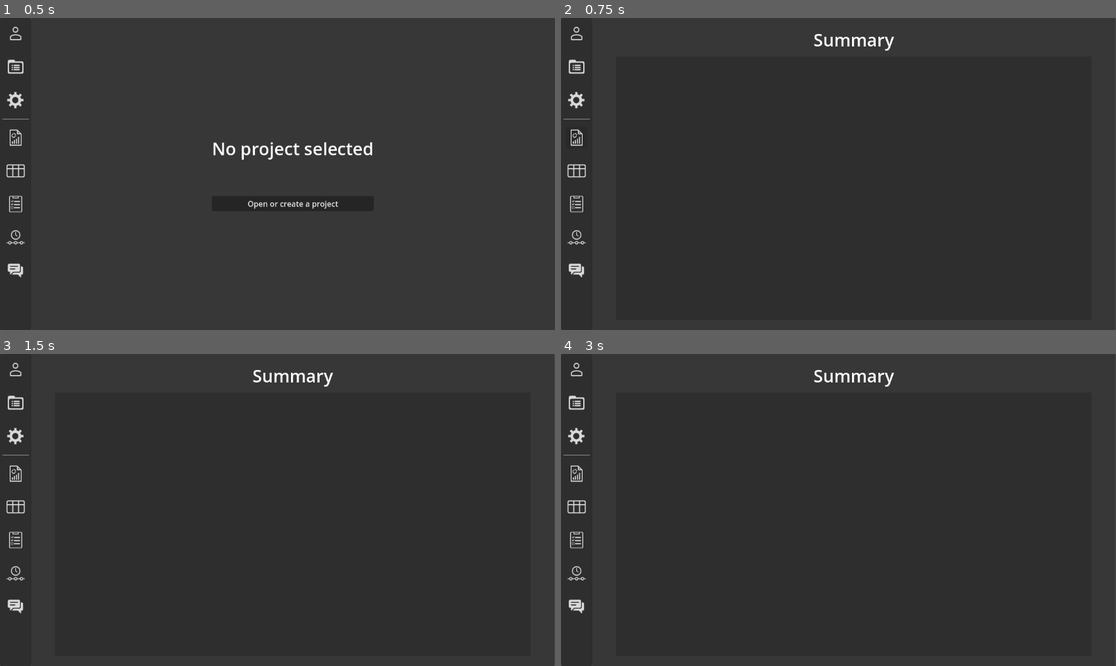
Above: before the commit, frames 1-4 (two rows, left to right).
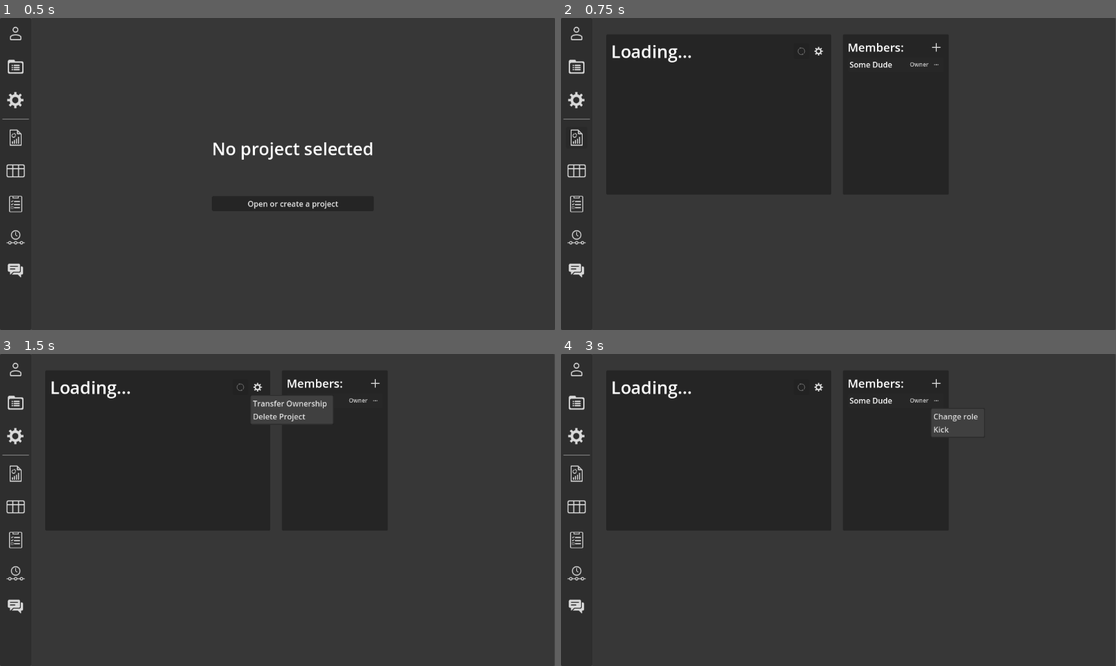
Above: after the commit, the same moments.

Repository: Z1HEd/ProjectManager
Game: Godot game, scene res://Scenes/Screens/MainMenu.tscn
Two runs of this game, one before a commit and one after it. Both use one fixed random seed, a clock stepped at 60 frames per second and the inputs below. This scene is started directly instead of the project's main scene.
Inputs (mouse positions are in pixels of both pictures, inside the frame that each line leads up to):
- Up to frame 1 (0.5 s): no input
- Up to frame 2 (0.75 s): click (577, 136) at 0.5 s
- Up to frame 3 (1.5 s): click (255, 388) at 1.27 s
- Up to frame 4 (3 s): click (938, 382) at 2.02 s; click (938, 400) at 2.77 s

Frame 1 is identical in both runs. In frame 2, 0.8% of the frame differs, in the area x 9-69%, y 5-17%; in frame 3, 1.0%, in the area x 9-69%, y 5-22%; in frame 4, 0.9%.
Error before the commit: Invalid access to property or key 'project_opened' on a base object of type 'Nil'. (res://Scripts/Controllers/MainMenuController.gd:12)
Error after the commit: Invalid call. Nonexistent function 'size' in base 'String'. (res://Scripts/Backend/FirebaseManager.gd:137)

Commit message:
fixed response parsing, added overview tab

Diff:
--- a/Resources/BaseTheme.tres
+++ b/Resources/BaseTheme.tres
@@ -65,6 +65,8 @@
 DarkPanel/base_type = &"Panel"
 DarkPanel/styles/panel = SubResource("StyleBoxFlat_rlvek")
 Label/font_sizes/font_size = 36
+MediumLabel/base_type = &"Label"
+MediumLabel/font_sizes/font_size = 24
 Panel/styles/panel = SubResource("StyleBoxFlat_2kn0t")
 SmallLabel/base_type = &"Label"
 SmallLabel/font_sizes/font_size = 16
--- /dev/null
+++ b/Scenes/Elements/ProjectMember.tscn
@@ -0,0 +1,68 @@
+[gd_scene load_steps=4 format=3 uid="uid://dpfndmvh84h6s"]
+
+[ext_resource type="Theme" uid="uid://b5c65h2sk3h6q" path="res://Resources/BaseTheme.tres" id="1_i61au"]
+[ext_resource type="Texture2D" uid="uid://biexkgqfk3rev" path="res://Assets/Icons/More.png" id="1_jvf2i"]
+[ext_resource type="Script" uid="uid://b7cudm3nf7khp" path="res://Scripts/UI Elements/MemberControl.gd" id="2_j5aft"]
+
+[node name="ProjectMember" type="Control"]
+custom_minimum_size = Vector2(200, 30)
+layout_mode = 3
+anchors_preset = 15
+anchor_right = 1.0
+anchor_bottom = 1.0
+offset_right = -952.0
+offset_bottom = -618.0
+grow_horizontal = 2
+grow_vertical = 2
+theme = ExtResource("1_i61au")
+script = ExtResource("2_j5aft")
+uid = null
+
+[node name="Panel" type="Panel" parent="."]
+layout_mode = 1
+anchors_preset = 15
+anchor_right = 1.0
+anchor_bottom = 1.0
+grow_horizontal = 2
+grow_vertical = 2
+
+[node name="MarginContainer" type="MarginContainer" parent="."]
+layout_mode = 1
+anchors_preset = 15
+anchor_right = 1.0
+anchor_bottom = 1.0
+grow_horizontal = 2
+grow_vertical = 2
+theme_override_constants/margin_left = 4
+theme_override_constants/margin_right = 4
+
+[node name="HBoxContainer" type="HBoxContainer" parent="MarginContainer"]
+layout_mode = 2
+
+[node name="Name" type="Label" parent="MarginContainer/HBoxContainer"]
+unique_name_in_owner = true
+layout_mode = 2
+size_flags_horizontal = 3
+theme_type_variation = &"SmallLabel"
+text = "Some Dude"
+clip_text = true
+text_overrun_behavior = 3
+
+[node name="Role" type="Label" parent="MarginContainer/HBoxContainer"]
+unique_name_in_owner = true
+layout_mode = 2
+theme_override_colors/font_color = Color(1, 1, 1, 0.75686276)
+theme_override_font_sizes/font_size = 12
+text = "Owner"
+
+[node name="MoreButton" type="MenuButton" parent="MarginContainer/HBoxContainer"]
+unique_name_in_owner = true
+custom_minimum_size = Vector2(24, 24)
+layout_mode = 2
+icon = ExtResource("1_jvf2i")
+expand_icon = true
+item_count = 2
+popup/item_0/text = "Change role"
+popup/item_0/id = 0
+popup/item_1/text = "Kick"
+popup/item_1/id = 1
--- a/Scenes/Screens/MainMenu.tscn
+++ b/Scenes/Screens/MainMenu.tscn
@@ -9,7 +9,7 @@
 [ext_resource type="PackedScene" uid="uid://bvp4cflag0k2x" path="res://Scenes/Tabs/Timeline.tscn" id="7_lvwqe"]
 [ext_resource type="PackedScene" uid="uid://2ekwb5hb6y03" path="res://Scenes/Tabs/UserProfile.tscn" id="8_lvwqe"]
 [ext_resource type="PackedScene" uid="uid://biih5ep85lxbm" path="res://Scenes/Tabs/TaskList.tscn" id="9_4dij5"]
-[ext_resource type="PackedScene" uid="uid://be2eddut3my3o" path="res://Scenes/Tabs/Summary.tscn" id="10_kpgju"]
+[ext_resource type="PackedScene" uid="uid://be2eddut3my3o" path="res://Scenes/Tabs/Overview.tscn" id="10_kpgju"]
 [ext_resource type="PackedScene" uid="uid://cs7q0aknfj3xt" path="res://Scenes/Tabs/Settings.tscn" id="11_kpgju"]
 [ext_resource type="PackedScene" uid="uid://iuqpwkl2il1q" path="res://Scenes/Tabs/CreateProject.tscn" id="12_3oy6j"]
 
@@ -127,8 +127,9 @@
 [node name="Settings" parent="HBoxContainer/TabArea/UnactiveTabs" instance=ExtResource("11_kpgju")]
 layout_mode = 1
 
-[node name="CreateProject" parent="HBoxContainer/TabArea/UnactiveTabs" instance=ExtResource("12_3oy6j")]
+[node name="CreateProject" parent="HBoxContainer/TabArea/UnactiveTabs" node_paths=PackedStringArray("summary_tab") instance=ExtResource("12_3oy6j")]
 layout_mode = 1
+summary_tab = NodePath("../Summary")
 
 [node name="CancelButton" parent="HBoxContainer/TabArea/UnactiveTabs/CreateProject/CenterContainer/Control/MarginContainer/VBoxContainer/HBoxContainer" index="0" node_paths=PackedStringArray("tab", "menu")]
 tab = NodePath("../../../../../../../ProjectsList")
--- a/Scenes/Tabs/CreateProject.tscn
+++ b/Scenes/Tabs/CreateProject.tscn
@@ -71,10 +71,12 @@
 horizontal_alignment = 1
 
 [node name="NameEdit" type="LineEdit" parent="CenterContainer/Control/MarginContainer/VBoxContainer"]
+unique_name_in_owner = true
 layout_mode = 2
 placeholder_text = "Name"
 
 [node name="TextEdit" type="TextEdit" parent="CenterContainer/Control/MarginContainer/VBoxContainer"]
+unique_name_in_owner = true
 layout_mode = 2
 size_flags_vertical = 3
 placeholder_text = "Description"
@@ -84,6 +86,7 @@
 layout_mode = 2
 
 [node name="CancelButton" type="Button" parent="CenterContainer/Control/MarginContainer/VBoxContainer/HBoxContainer"]
+unique_name_in_owner = true
 layout_mode = 2
 size_flags_horizontal = 3
 text = "Cancel"
@@ -91,12 +94,14 @@
 metadata/_custom_type_script = "uid://b8cyv5tgcxrhb"
 
 [node name="CreateButton" type="Button" parent="CenterContainer/Control/MarginContainer/VBoxContainer/HBoxContainer"]
+unique_name_in_owner = true
 layout_mode = 2
 size_flags_horizontal = 3
 text = "Create
 "
 
 [node name="ErrorText" type="RichTextLabel" parent="CenterContainer/Control/MarginContainer/VBoxContainer"]
+unique_name_in_owner = true
 layout_mode = 2
 theme_type_variation = &"SmallLabel"
 fit_content = true
--- /dev/null
+++ b/Scenes/Tabs/Overview.tscn
@@ -0,0 +1,153 @@
+[gd_scene load_steps=7 format=3 uid="uid://be2eddut3my3o"]
+
+[ext_resource type="Theme" uid="uid://b5c65h2sk3h6q" path="res://Resources/BaseTheme.tres" id="1_ldptw"]
+[ext_resource type="Script" uid="uid://dokg8nckqdweu" path="res://Scripts/Controllers/ProjectOverviewController.gd" id="2_jc0vq"]
+[ext_resource type="Texture2D" uid="uid://br8rkbtn1g5gs" path="res://Assets/Icons/Settings.png" id="3_aqjdb"]
+[ext_resource type="Texture2D" uid="uid://djjvnfdhjc7hh" path="res://Assets/Icons/Refresh.png" id="3_jc0vq"]
+[ext_resource type="PackedScene" uid="uid://dpfndmvh84h6s" path="res://Scenes/Elements/ProjectMember.tscn" id="4_fbbme"]
+[ext_resource type="Texture2D" uid="uid://cker0pjkpktwo" path="res://Assets/Icons/Add.png" id="5_lrxk1"]
+
+[node name="Overview" type="Control"]
+layout_mode = 3
+anchors_preset = 15
+anchor_right = 1.0
+anchor_bottom = 1.0
+grow_horizontal = 2
+grow_vertical = 2
+theme = ExtResource("1_ldptw")
+script = ExtResource("2_jc0vq")
+metadata/_custom_type_script = "uid://jjgyrpflaa31"
+
+[node name="Panel" type="Panel" parent="."]
+layout_mode = 1
+anchors_preset = 15
+anchor_right = 1.0
+anchor_bottom = 1.0
+grow_horizontal = 2
+grow_vertical = 2
+mouse_filter = 2
+
+[node name="MarginContainer" type="MarginContainer" parent="."]
+layout_mode = 1
+anchors_preset = 15
+anchor_right = 1.0
+anchor_bottom = 1.0
+grow_horizontal = 2
+grow_vertical = 2
+theme_override_constants/margin_left = 20
+theme_override_constants/margin_top = 20
+theme_override_constants/margin_right = 20
+theme_override_constants/margin_bottom = 20
+
+[node name="VBoxContainer" type="VBoxContainer" parent="MarginContainer"]
+layout_mode = 2
+
+[node name="ErrorMessage" type="RichTextLabel" parent="MarginContainer/VBoxContainer"]
+unique_name_in_owner = true
+layout_mode = 2
+fit_content = true
+
+[node name="HFlowContainer" type="HFlowContainer" parent="MarginContainer/VBoxContainer"]
+layout_mode = 2
+
+[node name="MarginContainer" type="MarginContainer" parent="MarginContainer/VBoxContainer/HFlowContainer"]
+layout_mode = 2
+theme_override_constants/margin_left = 10
+theme_override_constants/margin_top = 10
+theme_override_constants/margin_right = 10
+theme_override_constants/margin_bottom = 10
+
+[node name="PanelContainer" type="PanelContainer" parent="MarginContainer/VBoxContainer/HFlowContainer/MarginContainer"]
+layout_mode = 2
+
+[node name="MarginContainer" type="MarginContainer" parent="MarginContainer/VBoxContainer/HFlowContainer/MarginContainer/PanelContainer"]
+layout_mode = 2
+theme_override_constants/margin_left = 10
+theme_override_constants/margin_top = 10
+theme_override_constants/margin_right = 10
+theme_override_constants/margin_bottom = 10
+
+[node name="VBoxContainer" type="VBoxContainer" parent="MarginContainer/VBoxContainer/HFlowContainer/MarginContainer/PanelContainer/MarginContainer"]
+layout_mode = 2
+
+[node name="HBoxContainer" type="HBoxContainer" parent="MarginContainer/VBoxContainer/HFlowContainer/MarginContainer/PanelContainer/MarginContainer/VBoxContainer"]
+layout_mode = 2
+
+[node name="ProjectName" type="Label" parent="MarginContainer/VBoxContainer/HFlowContainer/MarginContainer/PanelContainer/MarginContainer/VBoxContainer/HBoxContainer"]
+unique_name_in_owner = true
+custom_minimum_size = Vector2(375, 0)
+layout_mode = 2
+theme = ExtResource("1_ldptw")
+text = "Project Name"
+
+[node name="RefreshButton" type="Button" parent="MarginContainer/VBoxContainer/HFlowContainer/MarginContainer/PanelContainer/MarginContainer/VBoxContainer/HBoxContainer"]
+unique_name_in_owner = true
+custom_minimum_size = Vector2(32, 32)
+layout_mode = 2
+size_flags_vertical = 4
+theme_type_variation = &"TransparentButton"
+icon = ExtResource("3_jc0vq")
+expand_icon = true
+
+[node name="MenuButton" type="MenuButton" parent="MarginContainer/VBoxContainer/HFlowContainer/MarginContainer/PanelContainer/MarginContainer/VBoxContainer/HBoxContainer"]
+custom_minimum_size = Vector2(32, 32)
+layout_mode = 2
+size_flags_vertical = 4
+icon = ExtResource("3_aqjdb")
+expand_icon = true
+item_count = 2
+popup/item_0/text = "Transfer Ownership"
+popup/item_0/id = 0
+popup/item_1/text = "Delete Project"
+popup/item_1/id = 1
+
+[node name="ProjectDescription" type="RichTextLabel" parent="MarginContainer/VBoxContainer/HFlowContainer/MarginContainer/PanelContainer/MarginContainer/VBoxContainer"]
+unique_name_in_owner = true
+layout_mode = 2
+fit_content = true
+
+[node name="MarginContainer2" type="MarginContainer" parent="MarginContainer/VBoxContainer/HFlowContainer"]
+layout_mode = 2
+theme_override_constants/margin_left = 10
+theme_override_constants/margin_top = 10
+theme_override_constants/margin_right = 10
+theme_override_constants/margin_bottom = 10
+
+[node name="PanelContainer" type="PanelContainer" parent="MarginContainer/VBoxContainer/HFlowContainer/MarginContainer2"]
+layout_mode = 2
+
+[node name="MarginContainer" type="MarginContainer" parent="MarginContainer/VBoxContainer/HFlowContainer/MarginContainer2/PanelContainer"]
+layout_mode = 2
+theme_override_constants/margin_left = 10
+theme_override_constants/margin_top = 10
+theme_override_constants/margin_right = 10
+theme_override_constants/margin_bottom = 10
+
+[node name="VBoxContainer" type="VBoxContainer" parent="MarginContainer/VBoxContainer/HFlowContainer/MarginContainer2/PanelContainer/MarginContainer"]
+layout_mode = 2
+
+[node name="HBoxContainer" type="HBoxContainer" parent="MarginContainer/VBoxContainer/HFlowContainer/MarginContainer2/PanelContainer/MarginContainer/VBoxContainer"]
+layout_mode = 2
+
+[node name="Label" type="Label" parent="MarginContainer/VBoxContainer/HFlowContainer/MarginContainer2/PanelContainer/MarginContainer/VBoxContainer/HBoxContainer"]
+layout_mode = 2
+size_flags_horizontal = 3
+theme_type_variation = &"MediumLabel"
+text = "Members: "
+
+[node name="Button" type="Button" parent="MarginContainer/VBoxContainer/HFlowContainer/MarginContainer2/PanelContainer/MarginContainer/VBoxContainer/HBoxContainer"]
+custom_minimum_size = Vector2(32, 32)
+layout_mode = 2
+theme_type_variation = &"TransparentButton"
+icon = ExtResource("5_lrxk1")
+expand_icon = true
+
+[node name="MembersContainer" type="VBoxContainer" parent="MarginContainer/VBoxContainer/HFlowContainer/MarginContainer2/PanelContainer/MarginContainer/VBoxContainer"]
+unique_name_in_owner = true
+custom_minimum_size = Vector2(200, 275)
+layout_mode = 2
+
+[node name="ProjectMember" parent="MarginContainer/VBoxContainer/HFlowContainer/MarginContainer2/PanelContainer/MarginContainer/VBoxContainer/MembersContainer" instance=ExtResource("4_fbbme")]
+layout_mode = 2
+
+[connection signal="pressed" from="MarginContainer/VBoxContainer/HFlowContainer/MarginContainer/PanelContainer/MarginContainer/VBoxContainer/HBoxContainer/RefreshButton" to="." method="refresh_project"]
--- a/Scenes/Tabs/Summary.tscn
+++ /dev/null
@@ -1,60 +0,0 @@
-[gd_scene load_steps=3 format=3 uid="uid://be2eddut3my3o"]
-
-[ext_resource type="Theme" uid="uid://b5c65h2sk3h6q" path="res://Resources/BaseTheme.tres" id="1_ldptw"]
-[ext_resource type="Script" uid="uid://jjgyrpflaa31" path="res://Scripts/Controllers/Tab.gd" id="2_a7dc6"]
-
-[node name="Summary" type="Control"]
-layout_mode = 3
-anchors_preset = 15
-anchor_right = 1.0
-anchor_bottom = 1.0
-grow_horizontal = 2
-grow_vertical = 2
-theme = ExtResource("1_ldptw")
-script = ExtResource("2_a7dc6")
-metadata/_custom_type_script = "uid://jjgyrpflaa31"
-
-[node name="Panel" type="Panel" parent="."]
-layout_mode = 1
-anchors_preset = 15
-anchor_right = 1.0
-anchor_bottom = 1.0
-grow_horizontal = 2
-grow_vertical = 2
-mouse_filter = 2
-
-[node name="MarginContainer" type="MarginContainer" parent="."]
-layout_mode = 1
-anchors_preset = 15
-anchor_right = 1.0
-anchor_bottom = 1.0
-grow_horizontal = 2
-grow_vertical = 2
-theme_override_constants/margin_left = 50
-theme_override_constants/margin_top = 20
-theme_override_constants/margin_right = 50
-theme_override_constants/margin_bottom = 20
-
-[node name="VBoxContainer" type="VBoxContainer" parent="MarginContainer"]
-layout_mode = 2
-theme_override_constants/separation = 10
-
-[node name="Label" type="Label" parent="MarginContainer/VBoxContainer"]
-layout_mode = 2
-theme = ExtResource("1_ldptw")
-text = "Summary"
-horizontal_alignment = 1
-
-[node name="Summary" type="Control" parent="MarginContainer/VBoxContainer"]
-layout_mode = 2
-size_flags_vertical = 3
-
-[node name="Panel" type="Panel" parent="MarginContainer/VBoxContainer/Summary"]
-layout_mode = 1
-anchors_preset = 15
-anchor_right = 1.0
-anchor_bottom = 1.0
-grow_horizontal = 2
-grow_vertical = 2
-size_flags_vertical = 3
-mouse_filter = 2
--- a/Scripts/Backend/FirebaseManager.gd
+++ b/Scripts/Backend/FirebaseManager.gd
@@ -98,46 +98,43 @@
 				return str(r["message"])
 	return ""
 
+static func _parse_response_body(body_text: String) :
+	if body_text == null or body_text.strip_edges(true, true) == "":
+		return ""
+
+	var raw = JSON.parse_string(body_text)
+
+	if raw is Dictionary:
+		var err_val = raw.get("error", null)
+		if err_val == OK:
+			return raw.get("result", null)
+		else:
+			return raw
+
+	body_text = body_text.trim_prefix('"')
+	body_text = body_text.trim_suffix('"')
+
+	return body_text
+
+
 func _on_request_completed(_result: int, response_code: int, _headers: Array, body: PackedByteArray) -> void:
 	var id = _current_request.get("id", -1)
 	var body_text = body.get_string_from_utf8()
-	var parsed = null
-	var parsed_ok = false
-	var raw_parse_result = null
 
-	if body_text.length() > 0:
-		# JSON.parse_string returns a wrapper in Godot 4, so unwrap "result" when present
-		raw_parse_result = JSON.parse_string(body_text)
-		if raw_parse_result is Dictionary and raw_parse_result.has("result"):
-			parsed = raw_parse_result["result"]
-			parsed_ok = true
-		elif raw_parse_result is Dictionary and raw_parse_result.has("error"):
-			# keep wrapper so _extract_error_message can inspect it
-			parsed = raw_parse_result
-			parsed_ok = false
-		else:
-			# fallback: try to use the raw_parse_result directly if it seems like the parsed JSON object
-			if raw_parse_result is Dictionary:
-				parsed = raw_parse_result
-				parsed_ok = true
-			else:
-				# not JSON or empty — keep body text
-				parsed = body_text
-				parsed_ok = false
+	var parsed = _parse_response_body(body_text)
 
 	var success_cb = _current_request.get("on_success", null)
 	var fail_cb = _current_request.get("on_fail", null)
 
 	if response_code >= 200 and response_code < 300:
-		# success
 		if success_cb and success_cb is Callable:
-			# give the callback the unwrapped parsed object when possible
-			success_cb.call(parsed if parsed_ok else body_text)
-		emit_signal("request_success", id, parsed if parsed_ok else body_text)
+			success_cb.call(parsed)
+		emit_signal("request_success", id, parsed)
 	else:
+		# error: try to extract a message from the parsed result (if it's a dict), otherwise fall back
 		var err_msg = _extract_error_message(parsed)
 		if err_msg == "":
-			err_msg = body_text if body_text.size() > 0 else "HTTP %s" % str(response_code)
+			err_msg =  body_text if body_text.size() > 0 else "HTTP %s" % str(response_code)
 		if fail_cb and fail_cb is Callable:
 			fail_cb.call(err_msg)
 		emit_signal("request_fail", id, err_msg)
--- a/Scripts/Backend/Project.gd
+++ b/Scripts/Backend/Project.gd
@@ -1,35 +1,44 @@
-extends Object
+extends Node
 class_name Project
 
 signal project_opened
+signal project_updated
 signal project_closed
 
-@export var name := ""
-@export var description := ""
-@export var uid := ""
+@export var project_name := ""
+@export var project_description := ""
+@export var pid := ""
 @export var creation_date := 0.0
-@export var owner := ""
+@export var project_owner := ""
+@export var members := {}
 @export var user_role := ""
 
 @export var is_open := false
 
-func open(_uid: String, _user_role: String, dict : Dictionary):
-	uid = _uid
-	name = dict.get("name")
-	description = dict.get("description")
-	creation_date = dict.get("creationDate")
-	owner = dict.get("owner")
-	user_role = _user_role
-
+func set_project(uid: String):
+	if uid=="":
+		push_error("Tried setting project with empty uid!")
+	pid = uid
 	is_open = true
 	project_opened.emit()
 
-func close():
-	name = ""
-	description = ""
-	uid = ""
+
+func set_data(dict : Dictionary):
+	project_name = dict.get("name")
+	project_description = dict.get("description")
+	creation_date = dict.get("creationDate")
+	project_owner = dict.get("owner")
+	members =dict.get("members")
+	user_role = members.get(Session.uid).get("role")
+
+	project_updated.emit()
+
+func clear():
+	project_name = ""
+	project_description = ""
+	pid = ""
 	creation_date = 0.0
-	owner = ""
+	project_owner = ""
 	user_role = ""
 
 	is_open = false
--- a/Scripts/Controllers/CreateProjectController.gd
+++ b/Scripts/Controllers/CreateProjectController.gd
@@ -1,14 +1,16 @@
 extends Tab
 
-@onready var name_input : LineEdit = $CenterContainer/Control/MarginContainer/VBoxContainer/NameEdit
-@onready var description_input : TextEdit = $CenterContainer/Control/MarginContainer/VBoxContainer/TextEdit
-@onready var create_button : Button = $CenterContainer/Control/MarginContainer/VBoxContainer/HBoxContainer/CreateButton
-@onready var cancel_button : NavigationButton = $CenterContainer/Control/MarginContainer/VBoxContainer/HBoxContainer/CancelButton
-@onready var error_label : RichTextLabel = $CenterContainer/Control/MarginContainer/VBoxContainer/ErrorText
+@onready var name_input : LineEdit = %NameEdit
+@onready var description_input : TextEdit = %TextEdit
+@onready var create_button : Button = %CreateButton
+@onready var cancel_button : NavigationButton = %CancelButton
+@onready var error_label : RichTextLabel = %ErrorText
+
+@export var summary_tab : Tab
 
 func _on_create_success(_project_id : String):
 	create_button.disabled = false
-	cancel_button._pressed()
+	cancel_button.menu.open_tab(summary_tab)
 
 func _on_create_fail(err_msg: String):
 	create_button.disabled = false
--- /dev/null
+++ b/Scripts/Controllers/ProjectOverviewController.gd
@@ -0,0 +1,49 @@
+extends Tab
+
+@onready var members_list = %MembersContainer
+@onready var project_name = %ProjectName
+@onready var refresh_button = %RefreshButton
+@onready var project_description = %ProjectDescription
+@onready var error_message = %ErrorMessage
+
+@export var member_control_prefab = preload("res://Scenes/Elements/ProjectMember.tscn")
+
+func _on_open():
+	refresh_project()
+
+var pid
+func refresh_project():
+	refresh_button.disabled = true
+	project_name.text = "Loading..."
+	project_description.text = ""
+
+	pid = CurrentProject.pid
+
+	var _on_success = func(project_dict : Dictionary):
+		CurrentProject.set_data(project_dict)
+		update_project_data()
+		refresh_button.disabled = false
+
+	var _on_fail = func(err_msg):
+		error_message.text = err_msg
+		refresh_button.disabled = false
+
+	ProjectService.get_project(pid,_on_success,_on_fail)
+
+func update_project_data():
+	for old_member in members_list.get_children():
+		old_member.queue_free()
+
+	project_name.text = CurrentProject.project_name
+	project_description.text = CurrentProject.project_description
+
+	for member_uid in CurrentProject.members.keys():
+		var member_control = member_control_prefab.instantiate() as ProjectMember
+		# Call deffered because needs to set children's properties,
+		# which can only be done after _ready()
+		member_control.call_deferred(
+				"set_member",
+				member_uid,
+				CurrentProject.members[member_uid].get("role")
+		)
+		members_list.add_child(member_control)
--- a/Scripts/Controllers/ProjectsListController.gd
+++ b/Scripts/Controllers/ProjectsListController.gd
@@ -61,6 +61,4 @@
 	if (selected_id == -1):
 		push_error("Tried opening project when no project is selected!")
 
-	var pid = projects.keys()[selected_id]
-
-	CurrentProject.open(pid,projects[pid],projects_details[selected_id])
+	CurrentProject.set_project(projects.keys()[selected_id])
--- a/Scripts/Services/ProjectService.gd
+++ b/Scripts/Services/ProjectService.gd
@@ -31,7 +31,6 @@
 			on_fail
 	)
 
-
 static func add_project_to_user(uid : String,role : String ,on_success : Callable, on_fail : Callable) -> int:
 	var url = "%s/users/%s/projects.json?auth=%s" % [Firebase.project_db_url, Session.uid, Session.id_token]
 	var body = { uid: role }
@@ -44,13 +43,12 @@
 	return Firebase.send_request(url, HTTPClient.METHOD_PATCH, body, ["Content-Type: application/json"], _on_success, on_fail)
 
 
-static func get_project(uid: String,on_success : Callable, on_fail : Callable) -> int:
-	var url = "%s/projects/%s.json?auth=%s" % [Firebase.project_db_url, uid, Session.id_token]
-	var body = {}
+static func get_project(pid: String,on_success : Callable, on_fail : Callable) -> int:
+	var url = "%s/projects/%s.json?auth=%s" % [Firebase.project_db_url, pid, Session.id_token]
 
 	var _on_success = func(response):
 		if not response is Dictionary:
 			on_fail.call("Invalid response: %s" % response)
 		on_success.call(response)
 
-	return Firebase.send_request(url, HTTPClient.METHOD_GET, body, [], _on_success, on_fail)
+	return Firebase.send_request(url, HTTPClient.METHOD_GET, {}, [], _on_success, on_fail)
--- a/Scripts/Services/UserService.gd
+++ b/Scripts/Services/UserService.gd
@@ -12,3 +12,9 @@
 			on_success.call(result)
 
 	return Firebase.send_request(url, HTTPClient.METHOD_GET, {}, [], _on_success, on_fail)
+
+static func get_display_name(uid,on_success,on_fail):
+	var url = "%s/users/%s/displayName.json?auth=%s" % \
+			[Firebase.project_db_url, uid, Session.id_token]
+
+	return Firebase.send_request(url, HTTPClient.METHOD_GET, {}, [], on_success, on_fail)
--- /dev/null
+++ b/Scripts/UI Elements/MemberControl.gd
@@ -0,0 +1,23 @@
+extends Node
+class_name ProjectMember
+
+@onready var display_name = %Name
+@onready var role = %Role
+@onready var more_button = %MoreButton
+
+@export var uid : String
+
+func set_member(_uid:String, _role : String):
+
+	uid = _uid
+
+	display_name.text = "Loading..."
+	role.text = _role
+
+	var _on_success = func(user_name:String):
+		display_name.text = user_name
+
+	var _on_fail = func(err_msg:String):
+		display_name.text = err_msg
+
+	UserService.get_display_name(uid,_on_success,_on_fail)
Binary file added: Assets/Icons/More.png
Not shown, added: Assets/Icons/More.png.import
Not shown, added: Scripts/Controllers/ProjectOverviewController.gd.uid
Not shown, added: Scripts/UI Elements/MemberControl.gd.uid
